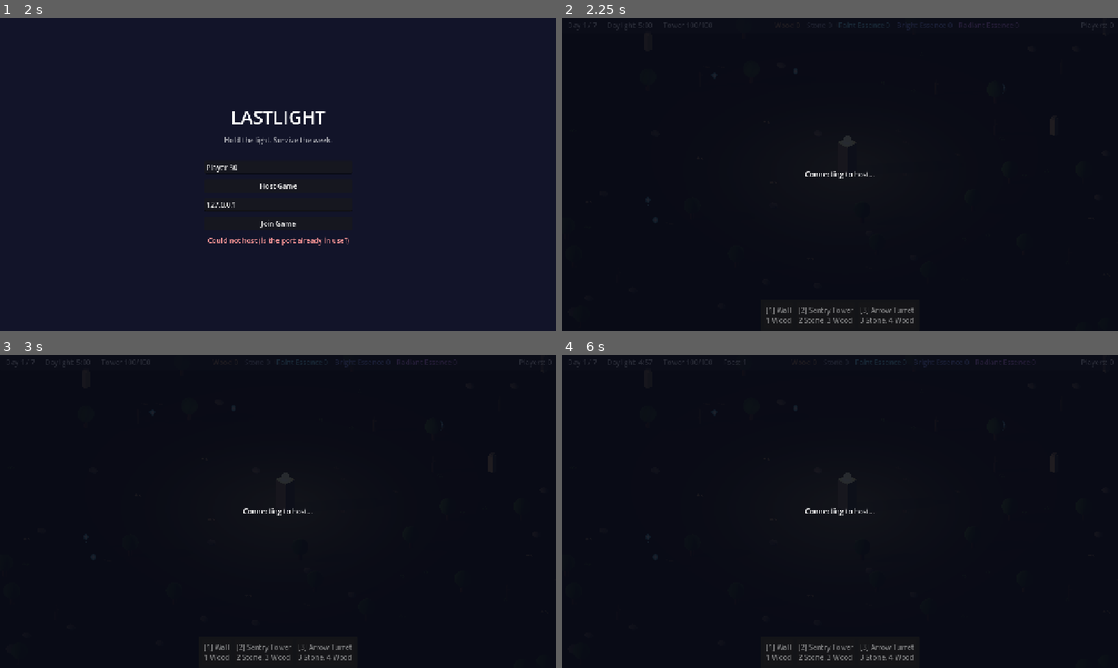
Above: before the commit, frames 1-4 (two rows, left to right).
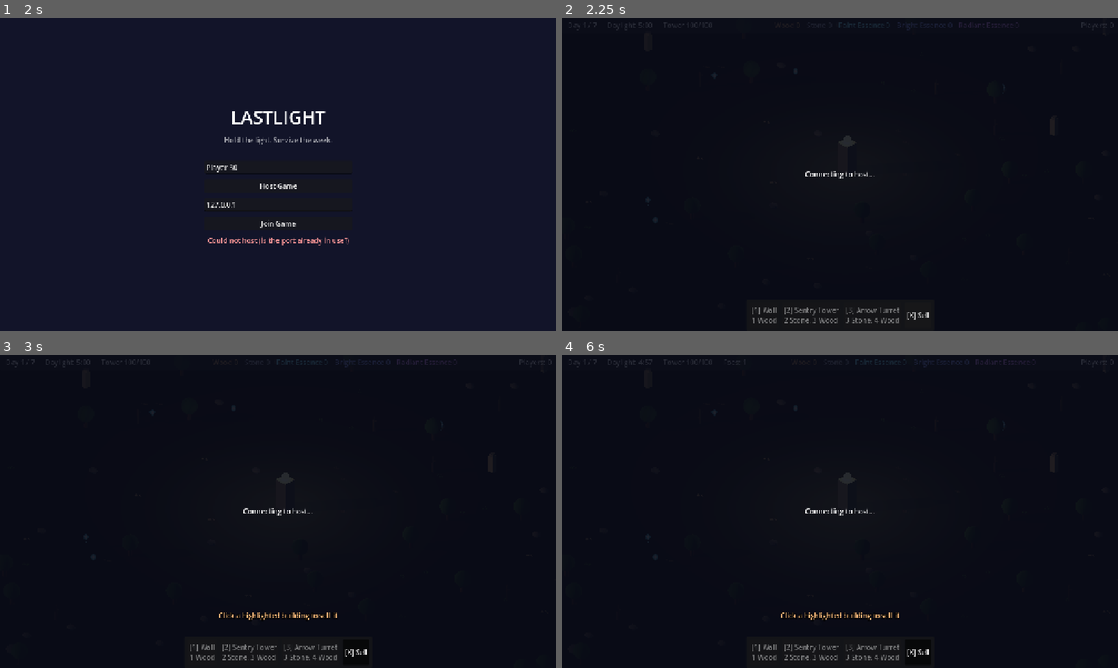
Above: after the commit, the same moments.

Repository: craigfoden/Lastlight
Game: Godot game, scene res://scenes/main_menu/main_menu.tscn
Same seed, same stepped clock (60 frames per second), same inputs: the game is played once before the commit and once after it.
Inputs (mouse positions are in pixels of both pictures, inside the frame that each line leads up to):
- Up to frame 1 (2 s): tap Enter at 0.5 s; move the mouse to (400, 158) at 0.52 s; hold D (move_right) 0.53-1.25 s; hold Q (ability_1) 0.53-1.25 s; tap F (ability_2) at 0.8 s; click "Host Game" at 1.25 s
- Up to frame 2 (2.25 s): click "Join Game" at 2 s
- Up to frame 3 (3 s): click (355, 652) at 2.75 s, where only the run after the commit has a clickable "[X] Sell"
- Up to frame 4 (6 s): tap A (move_left) at 3.5, 4.25 s; move the mouse to (728, 527) at 3.52 s; hold S (move_down) 3.53-4.28 s; tap F (ability_2) at 3.6 s; click (728, 527) at 3.8 s; move the mouse to (895, 442) at 4.27 s; press the mouse at (895, 442) at 4.28 s; hold D (move_right) 4.28-5.03 s; tap Space (dodge) at 4.55, 5, 5.1 s; move the mouse to (812, 574) at 5.02 s; release the mouse at (812, 574) at 5.03 s; hold W (move_up) 5.03-5.78 s; tap E (interact) at 5.3 s; tap Enter at 5.75 s; move the mouse to (1006, 558) at 5.77 s; hold A (move_left) from 5.78 s (still down); hold E (interact) from 5.78 s (still down)

Frame 1 is identical in both runs. In frame 2, 0.6% of the frame differs, in the area x 34-66%, y 92-98%; in frame 3, 0.8%, in the area x 34-66%, y 82-98%; in frame 4, 0.8%.

Commit message:
Playtest-prep UX: tooltips, harvest prompt, sell mode, honest join refusal
Four quality-of-life fixes ahead of the port-acceptance playtest:

- A night-phase joiner now hears the truth ("the gates are barred during
  night assaults") instead of "the host ended the game" - the host RPCs
  the reason first and only kicks on a grace timer as backstop. Verified
  with a 3-instance headless smoke.
- "E  Harvest Wood" prompt over the hotbar whenever a harvest would land,
  driven by the same nearest_harvestable() the harvest itself uses.
- Hover tooltips on build slots and the ability bar: prose lives in a new
  description field on BuildingType/AbilityType, stats are composed from
  the same px-denominated fields the game runs on - a balance edit
  updates the tooltip for free.
- Selling is now a visible mode: an [X] Sell hotbar button (or X)
  toggles it, hovered buildings highlight orange with an exact refund
  preview, LMB sells. Refund math centralized in BuildingType.refund()
  so the hint and the host can never disagree.

Decision log entries for all three design calls; PLAYTEST.md checklist
updated to cover the new UI.

Co-Authored-By: Claude Fable 5 <noreply@anthropic.com>

Diff:
--- a/data/abilities/ability_type.gd
+++ b/data/abilities/ability_type.gd
@@ -9,6 +9,10 @@
 @export var id: StringName
 
 @export var display_name: String
+
+## One or two sentences for the ability-bar tooltip — what it does and when
+## to use it. Stats are appended automatically; don't repeat numbers here.
+@export_multiline var description := ""
 
 @export var cooldown := 1.0
 
--- a/data/abilities/bow_shot.tres
+++ b/data/abilities/bow_shot.tres
@@ -6,6 +6,7 @@
 script = ExtResource("1")
 id = &"bow_shot"
 display_name = "Bow Shot"
+description = "Your basic attack: a quick arrow toward the cursor. Stops on the first enemy it hits."
 cooldown = 0.45
 kind = 0
 damage = 3
--- a/data/abilities/piercing_arrow.tres
+++ b/data/abilities/piercing_arrow.tres
@@ -6,6 +6,7 @@
 script = ExtResource("1")
 id = &"piercing_arrow"
 display_name = "Piercing Arrow"
+description = "A powered shot that punches through every enemy in a line — save it for when they queue up in a corridor."
 cooldown = 6.0
 kind = 0
 damage = 6
--- a/data/abilities/snare_trap.tres
+++ b/data/abilities/snare_trap.tres
@@ -6,6 +6,7 @@
 script = ExtResource("1")
 id = &"snare_trap"
 display_name = "Snare Trap"
+description = "Drops a trap at your feet. Enemies that step on it are rooted in place — plant it in their lane and pick them off."
 cooldown = 10.0
 kind = 1
 root_duration = 2.5
--- a/data/buildings/arrow_turret.tres
+++ b/data/buildings/arrow_turret.tres
@@ -8,6 +8,7 @@
 script = ExtResource("1")
 id = &"arrow_turret"
 display_name = "Arrow Turret"
+description = "The Ranger's own turret — faster, harder-hitting arrows with longer reach than the Sentry."
 cost = {
 &"stone": 3,
 &"wood": 4
--- a/data/buildings/building_type.gd
+++ b/data/buildings/building_type.gd
@@ -7,6 +7,10 @@
 @export var id: StringName
 
 @export var display_name: String
+
+## One or two sentences for the hotbar tooltip — what it does and why you'd
+## pick it. Stats are appended automatically; don't repeat numbers here.
+@export_multiline var description := ""
 
 ## material id -> amount.
 @export var cost: Dictionary
@@ -34,3 +38,16 @@
 @export var attack_range := 0.0
 ## Seconds between shots.
 @export var fire_interval := 1.0
+
+
+## What selling this returns: each cost line scaled by `refund_fraction` and
+## floored (no free rounding-up of an odd cost); zero lines drop out. The one
+## place the refund rule lives — the sell RPC and the sell-mode hint both ask
+## here, so what the UI promises is what the host pays.
+func refund() -> Dictionary:
+	var result := {}
+	for material_id in cost:
+		var amount := int(floor(cost[material_id] * refund_fraction))
+		if amount > 0:
+			result[material_id] = amount
+	return result
--- a/data/buildings/sentry_tower.tres
+++ b/data/buildings/sentry_tower.tres
@@ -8,6 +8,7 @@
 script = ExtResource("1")
 id = &"sentry_tower"
 display_name = "Sentry Tower"
+description = "A steady all-purpose tower anyone can build. Fires at the nearest enemy in range."
 cost = {
 &"stone": 2,
 &"wood": 3
--- a/data/buildings/wall.tres
+++ b/data/buildings/wall.tres
@@ -8,6 +8,7 @@
 script = ExtResource("1")
 id = &"wall"
 display_name = "Wall"
+description = "A cheap barrier. Enemies never attack it — they walk around, so use walls to steer them through your towers' reach. Sells back in full."
 cost = {
 &"wood": 1
 }
--- a/scenes/building/build_controller.gd
+++ b/scenes/building/build_controller.gd
@@ -1,21 +1,30 @@
 class_name BuildController
 extends Node3D
-## Local-only build input for the 3D world: hotbar selection, the snapped
-## ghost preview, and sending place/sell requests to the host. Never mutates
-## game state itself — every action goes through BuildManager's
+## Local-only build input for the 3D world: hotbar selection, sell mode, the
+## snapped ghost preview, and sending place/sell requests to the host. Never
+## mutates game state itself — every action goes through BuildManager's
 ## host-validated RPCs. Cell picking is the prototype's ray-plane trick:
 ## project the mouse ray onto the ground plane and floor it.
 
 signal selection_changed(type: BuildingType)
+## Sell mode toggled (X or the hotbar's Sell button). Mutually exclusive with
+## a building selection — entering either leaves the other.
+signal sell_mode_changed(active: bool)
+## In sell mode, the building under the mouse changed (null = open ground).
+signal sell_hover_changed(building: Building)
 
 const GHOST_VALID := Color(0.55, 1.0, 0.55, 0.45)
 const GHOST_INVALID := Color(1.0, 0.4, 0.4, 0.45)
+## Sell mode's hover highlight: "this one comes down if you click".
+const GHOST_SELL := Color(1.0, 0.55, 0.2, 0.5)
 ## A cell far outside the grid region — "the mouse ray missed the ground";
 ## placement_error reports it as out of bounds.
 const CELL_NOWHERE := Vector2i(1 << 20, 1 << 20)
 
 var _build_manager: BuildManager
 var _selected: BuildingType
+var _sell_mode := false
+var _sell_hover: Building
 var _ghost: MeshInstance3D
 var _ghost_material: StandardMaterial3D
 
@@ -47,9 +56,38 @@
 
 
 func select(type: BuildingType) -> void:
+	if _sell_mode:
+		_set_sell_mode(false)
 	_selected = type
 	_ghost.visible = type != null
 	selection_changed.emit(type)
+
+
+## X or the hotbar's Sell button. In sell mode the ghost rides the hovered
+## building as a red "this comes down" highlight and LMB sells it.
+func toggle_sell_mode() -> void:
+	_set_sell_mode(not _sell_mode)
+
+
+func _set_sell_mode(active: bool) -> void:
+	if _sell_mode == active:
+		return
+	_sell_mode = active
+	_ghost.visible = false
+	_set_sell_hover(null)
+	if active and _selected != null:
+		# The hammer replaces the blueprint — drop the selection quietly
+		# (calling select() here would immediately exit sell mode again).
+		_selected = null
+		selection_changed.emit(null)
+	sell_mode_changed.emit(active)
+
+
+func _set_sell_hover(building: Building) -> void:
+	if building == _sell_hover:
+		return
+	_sell_hover = building
+	sell_hover_changed.emit(building)
 
 
 func _unhandled_input(event: InputEvent) -> void:
@@ -59,6 +97,9 @@
 		if event.is_action_pressed("build_select_%d" % (i + 1)):
 			toggle(_build_manager.buildable_types[i])
 			return
+	if event.is_action_pressed("sell"):
+		toggle_sell_mode()
+		return
 	if _selected != null:
 		if event.is_action_pressed("build_cancel"):
 			select(null)
@@ -67,19 +108,34 @@
 			_build_manager.request_place.rpc_id(1, _selected.id, _mouse_cell())
 			# Consume the click so the player doesn't also fire their weapon.
 			get_viewport().set_input_as_handled()
-	elif event.is_action_pressed("sell"):
-		if _build_manager.building_at(_mouse_cell()) != null:
-			_build_manager.request_sell.rpc_id(1, _mouse_cell())
+	elif _sell_mode:
+		if event.is_action_pressed("build_cancel"):
+			_set_sell_mode(false)
+			get_viewport().set_input_as_handled()
+		elif event.is_action_pressed("build_confirm"):
+			var cell := _mouse_cell()
+			if _build_manager.building_at(cell) != null:
+				_build_manager.request_sell.rpc_id(1, cell)
+			# Consume the click even on open ground — you're holding the
+			# hammer, not the bow.
+			get_viewport().set_input_as_handled()
 
 
 func _process(_delta: float) -> void:
-	if _selected == null:
-		return
-	var cell := _mouse_cell()
-	_ghost.position = _build_manager.cell_to_world(cell) + Vector3(0, 0.45, 0)
-	var error := _build_manager.placement_error(
-			_selected, cell, Network.local_player_class)
-	_ghost_material.albedo_color = GHOST_VALID if error == "" else GHOST_INVALID
+	if _selected != null:
+		var cell := _mouse_cell()
+		_ghost.position = _build_manager.cell_to_world(cell) + Vector3(0, 0.45, 0)
+		var error := _build_manager.placement_error(
+				_selected, cell, Network.local_player_class)
+		_ghost_material.albedo_color = GHOST_VALID if error == "" else GHOST_INVALID
+	elif _sell_mode:
+		var building := _build_manager.building_at(_mouse_cell())
+		_set_sell_hover(building)
+		_ghost.visible = building != null
+		if building != null:
+			_ghost.position = _build_manager.cell_to_world(building.cell) \
+					+ Vector3(0, 0.45, 0)
+			_ghost_material.albedo_color = GHOST_SELL
 
 
 func _mouse_cell() -> Vector2i:
--- a/scenes/building/build_manager.gd
+++ b/scenes/building/build_manager.gd
@@ -214,19 +214,16 @@
 	var building := building_at(cell)
 	if building == null:
 		return
-	# Removal refunds each material by the building's own `refund_fraction`
-	# (walls 100 %, towers 50 % — see BuildingType). Fractions floor: no free
-	# rounding-up of an odd cost.
-	var fraction: float = building.type.refund_fraction
-	var refunded := {}
-	for material_id in building.type.cost:
-		var amount := int(floor(building.type.cost[material_id] * fraction))
-		if amount > 0:
-			_team_materials.host_add(material_id, amount)
-			refunded[material_id] = amount
+	# Removal refunds by the building's own `refund_fraction` (walls 100 %,
+	# towers 50 %) — BuildingType.refund() owns the rule, shared with the
+	# sell-mode hover hint.
+	var refunded := building.type.refund()
+	for material_id in refunded:
+		_team_materials.host_add(material_id, refunded[material_id])
 	building.queue_free()
 	print("[Build] Removed %s at %s (%d%% refund: %s)"
-			% [building.type.id, cell, int(roundf(fraction * 100.0)), refunded])
+			% [building.type.id, cell,
+			int(roundf(building.type.refund_fraction * 100.0)), refunded])
 
 
 # Spawn function: runs on every peer, builds the identical node.
--- a/scenes/building/build_menu.gd
+++ b/scenes/building/build_menu.gd
@@ -1,16 +1,23 @@
 class_name BuildMenu
 extends CanvasLayer
 ## Bottom hotbar for the 3D game: one slot per buildable type showing hotkey,
-## name, and cost. Purely a view over BuildController/TeamMaterials —
-## clicking a slot is the same as pressing its hotkey. A parallel port of the
-## 2D BuildMenu (which is typed to the 2D build classes); it retires with the
-## rest of the 2D scenes at phase 8.
+## name, and cost, plus the [X] Sell toggle and its hover hint. Purely a view
+## over BuildController/TeamMaterials — clicking a slot is the same as
+## pressing its hotkey.
+
+## .tres stats are px-denominated; UI shows cells (1 cell = 32 px of 2D-era art).
+const PX_PER_UNIT := 32.0
+
+## Shown while sell mode is on but nothing removable is under the mouse.
+const SELL_HINT_DEFAULT := "Click a highlighted building to sell it"
 
 var _build_controller: BuildController
 var _team_materials: TeamMaterials
 var _buttons := {}  # BuildingType -> Button
+var _sell_button: Button
 
 @onready var _slots: HBoxContainer = %Slots
+@onready var _sell_hint: Label = %SellHint
 
 
 ## Injected by the Game scene.
@@ -26,11 +33,23 @@
 		var button := Button.new()
 		button.toggle_mode = true
 		button.text = "[%d] %s\n%s" % [i + 1, type.display_name, Materials.cost_text(type.cost)]
+		button.tooltip_text = _tooltip_for(type)
 		button.pressed.connect(_on_slot_pressed.bind(type))
 		_slots.add_child(button)
 		_buttons[type] = button
 
+	_sell_button = Button.new()
+	_sell_button.toggle_mode = true
+	_sell_button.text = "[X] Sell"
+	_sell_button.tooltip_text = ("Remove a building and refund materials — "
+			+ "walls in full, towers at half.\nHover a building and click to "
+			+ "sell; Esc or X puts the hammer away.")
+	_sell_button.pressed.connect(build_controller.toggle_sell_mode)
+	_slots.add_child(_sell_button)
+
 	build_controller.selection_changed.connect(_on_selection_changed)
+	build_controller.sell_mode_changed.connect(_on_sell_mode_changed)
+	build_controller.sell_hover_changed.connect(_on_sell_hover_changed)
 	team_materials.pool_changed.connect(_refresh_affordability)
 	_refresh_affordability()
 
@@ -45,6 +64,38 @@
 		_buttons[type].set_pressed_no_signal(type == selected)
 
 
+func _on_sell_mode_changed(active: bool) -> void:
+	_sell_button.set_pressed_no_signal(active)
+	_sell_hint.visible = active
+	_sell_hint.text = SELL_HINT_DEFAULT
+
+
+# Promise exactly what the host will pay — both sides ask BuildingType.refund().
+func _on_sell_hover_changed(building: Building) -> void:
+	if building == null:
+		_sell_hint.text = SELL_HINT_DEFAULT
+		return
+	var refund := building.type.refund()
+	_sell_hint.text = "Sell %s — refunds %s" % [building.type.display_name,
+			Materials.cost_text(refund) if not refund.is_empty() else "nothing"]
+
+
 func _refresh_affordability() -> void:
 	for type in _buttons:
 		_buttons[type].disabled = not _team_materials.can_afford(type.cost)
+
+
+# Hover tooltip: the type's own description plus its stats, composed here so
+# the .tres files never repeat their numbers in prose.
+func _tooltip_for(type: BuildingType) -> String:
+	var lines: Array[String] = []
+	if type.description != "":
+		lines.append(type.description)
+	if type.attacks:
+		lines.append("Damage %d · Range %.1f cells · Fires every %.1f s" % [
+				type.damage, type.attack_range / PX_PER_UNIT, type.fire_interval])
+	if type.class_id != &"":
+		lines.append("%s exclusive." % String(type.class_id).capitalize())
+	lines.append("Cost: %s · Sells back at %d%%" % [
+			Materials.cost_text(type.cost), int(roundf(type.refund_fraction * 100.0))])
+	return "\n".join(lines)
--- a/scenes/building/build_menu.tscn
+++ b/scenes/building/build_menu.tscn
@@ -25,3 +25,23 @@
 [node name="Slots" type="HBoxContainer" parent="Dock/Margin"]
 unique_name_in_owner = true
 theme_override_constants/separation = 8
+
+[node name="SellHint" type="Label" parent="."]
+unique_name_in_owner = true
+visible = false
+anchor_left = 0.5
+anchor_top = 1.0
+anchor_right = 0.5
+anchor_bottom = 1.0
+offset_left = -220.0
+offset_top = -132.0
+offset_right = 220.0
+offset_bottom = -108.0
+grow_horizontal = 2
+grow_vertical = 0
+theme_override_colors/font_color = Color(1, 0.75, 0.5, 1)
+theme_override_colors/font_outline_color = Color(0, 0, 0, 1)
+theme_override_constants/outline_size = 5
+text = "Click a highlighted building to sell it"
+horizontal_alignment = 1
+vertical_alignment = 1
--- a/scenes/game/game.gd
+++ b/scenes/game/game.gd
@@ -30,6 +30,11 @@
 ## Seconds a joining client waits before giving up. ENet itself can take 30+
 ## seconds to admit failure, which reads as a hang — we enforce our own limit.
 @export var join_timeout := 10.0
+
+## Grace period between telling a refused joiner *why* and kicking them. The
+## polite path is the refusal RPC (the client bounces itself to the menu with
+## the reason); the kick is only the backstop for a client that never acted.
+@export var refusal_kick_delay := 1.5
 
 ## Chest contents per player per survived night (v1: straight into the
 ## shared pool; per-player gear loot arrives with gear tiers).
@@ -132,11 +137,16 @@
 # covered by synchronizers.
 func _on_peer_connected(peer_id: int) -> void:
 	if day_night.phase == DayNightCycle.Phase.NIGHT or run_over:
-		# Design rule: joining is day-phase only. Kicking here (app layer)
+		# Design rule: joining is day-phase only. Refusing at the app layer
 		# is deliberate — ENet's refuse_new_connections flag half-works and
-		# leaves the client in limbo instead (see GOTCHAS).
-		print("[Game] Refused join from peer %d (night assault in progress)" % peer_id)
-		(multiplayer as SceneMultiplayer).disconnect_peer(peer_id)
+		# leaves the client in limbo instead (see GOTCHAS). Tell them why
+		# first; the client leaves itself, and the delayed kick only catches
+		# one that never got the message.
+		var reason := "The run has already ended." if run_over \
+				else "The gates are barred during night assaults — try again at dawn."
+		print("[Game] Refused join from peer %d (%s)" % [peer_id, reason])
+		_receive_join_refusal.rpc_id(peer_id, reason)
+		_kick_after_grace(peer_id)
 		return
 	_spawn_player(peer_id)
 	team_materials.host_send_snapshot(peer_id)
@@ -148,6 +158,29 @@
 	for node in get_tree().get_nodes_in_group("players"):
 		node.host_send_snapshot(peer_id)
 	# Placed buildings need no snapshot: their spawner replays them.
+
+
+# Received by a refused joiner: bounce to the menu with the real reason
+# before the host's backstop kick turns it into "the host ended the game".
+# The game root's authority is the server, so plain "authority" mode is right
+# here (unlike player nodes — see GOTCHAS).
+@rpc("authority", "reliable")
+func _receive_join_refusal(reason: String) -> void:
+	_return_to_menu(reason)
+
+
+# Host only: the backstop kick behind the refusal RPC. A child Timer (not a
+# SceneTreeTimer) so it can never fire after the scene is gone.
+func _kick_after_grace(peer_id: int) -> void:
+	var timer := Timer.new()
+	timer.one_shot = true
+	timer.wait_time = refusal_kick_delay
+	timer.timeout.connect(func() -> void:
+		if peer_id in multiplayer.get_peers():
+			(multiplayer as SceneMultiplayer).disconnect_peer(peer_id)
+		timer.queue_free())
+	add_child(timer)
+	timer.start()
 
 
 # Host only (WaveDirector emits at dawn on the host).
--- a/scenes/hud/hud.gd
+++ b/scenes/hud/hud.gd
@@ -6,6 +6,9 @@
 ##
 ## The Game scene injects its nodes via setup() — the HUD never reaches into
 ## the tree to find them (dependency injection).
+
+## .tres stats are px-denominated; tooltips show cells (1 cell = 32 px of 2D-era art).
+const PX_PER_UNIT := 32.0
 
 var _day_night: DayNightCycle
 var _team_materials: TeamMaterials
@@ -29,6 +32,7 @@
 @onready var ability_1_label: Label = %Ability1Label
 @onready var ability_2_label: Label = %Ability2Label
 @onready var dodge_label: Label = %DodgeLabel
+@onready var interact_hint: Label = %InteractHint
 
 
 func _ready() -> void:
@@ -82,11 +86,14 @@
 		for node in get_tree().get_nodes_in_group("players"):
 			if node.is_multiplayer_authority():
 				_local_player = node
+				_configure_ability_tooltips()
 				break
 	ability_bar.visible = _local_player != null
 	if _local_player == null:
 		downed_banner.visible = false
+		interact_hint.visible = false
 		return
+	_refresh_interact_hint()
 	health_label.text = "HP %d/%d" % [_local_player.hp, _local_player.max_hp]
 	var low := _local_player.hp <= _local_player.max_hp * 0.3
 	health_label.self_modulate = Color(1, 0.45, 0.45) if low else Color.WHITE
@@ -103,6 +110,51 @@
 	var dodge_cd := _local_player.dodge_cooldown_remaining()
 	dodge_label.text = "SPC Dodge Roll" if dodge_cd <= 0.0 \
 			else "SPC Dodge Roll  %.1f" % dodge_cd
+
+
+# Hover tooltips for the ability bar, set once the local player (and so their
+# class) is known. Labels ignore the mouse by default; PASS lets them show a
+# tooltip without swallowing clicks.
+func _configure_ability_tooltips() -> void:
+	var class_type := _local_player.class_type
+	for pair in [[attack_label, class_type.basic_attack],
+			[ability_1_label, class_type.ability_1], [ability_2_label, class_type.ability_2]]:
+		var label: Label = pair[0]
+		var ability: AbilityType = pair[1]
+		if ability == null:
+			continue
+		label.mouse_filter = Control.MOUSE_FILTER_PASS
+		label.tooltip_text = _ability_tooltip(ability)
+	dodge_label.mouse_filter = Control.MOUSE_FILTER_PASS
+	var roll_cells := (class_type.dodge_speed / PX_PER_UNIT) * class_type.dodge_duration
+	dodge_label.tooltip_text = ("A quick burst in your movement direction "
+			+ "(aim direction when standing still).\n"
+			+ "Distance %.1f cells · Cooldown %.1f s"
+			% [roll_cells, class_type.dodge_cooldown])
+
+
+func _ability_tooltip(ability: AbilityType) -> String:
+	var lines: Array[String] = []
+	if ability.description != "":
+		lines.append(ability.description)
+	match ability.kind:
+		AbilityType.Kind.PROJECTILE:
+			lines.append("Damage %d · Range %.1f cells" % [
+					ability.damage, ability.projectile_range / PX_PER_UNIT])
+		AbilityType.Kind.DEPLOYABLE:
+			lines.append("Roots for %.1f s · Lasts %.0f s on the ground" % [
+					ability.root_duration, ability.lifetime])
+	lines.append("Cooldown %.2f s" % ability.cooldown)
+	return "\n".join(lines)
+
+
+# "E  Harvest Wood" over the hotbar whenever pressing E would actually land —
+# same nearest_harvestable() the harvest itself uses, so the prompt never lies.
+func _refresh_interact_hint() -> void:
+	var target := _local_player.nearest_harvestable() if not _local_player.downed else null
+	interact_hint.visible = target != null
+	if target != null:
+		interact_hint.text = "E  Harvest %s" % target.material_type.display_name
 
 
 func _set_slot(label: Label, key: String, ability: AbilityType, cd: float) -> void:
--- a/scenes/hud/hud.tscn
+++ b/scenes/hud/hud.tscn
@@ -84,6 +84,25 @@
 [node name="DodgeLabel" type="Label" parent="AbilityBar/Margin/Column"]
 unique_name_in_owner = true
 
+[node name="InteractHint" type="Label" parent="."]
+unique_name_in_owner = true
+visible = false
+anchor_left = 0.5
+anchor_top = 1.0
+anchor_right = 0.5
+anchor_bottom = 1.0
+offset_left = -180.0
+offset_top = -108.0
+offset_right = 180.0
+offset_bottom = -84.0
+grow_horizontal = 2
+grow_vertical = 0
+theme_override_colors/font_outline_color = Color(0, 0, 0, 1)
+theme_override_constants/outline_size = 5
+text = "E  Harvest"
+horizontal_alignment = 1
+vertical_alignment = 1
+
 [node name="ConnectingPanel" type="ColorRect" parent="."]
 unique_name_in_owner = true
 visible = false
--- a/scenes/player/player.gd
+++ b/scenes/player/player.gd
@@ -367,13 +367,15 @@
 
 
 func try_harvest() -> void:
-	var target := _nearest_harvestable()
+	var target := nearest_harvestable()
 	if target != null:
 		# Ask the host: it validates range/amount and updates the pool.
 		target.request_harvest.rpc_id(1)
 
 
-func _nearest_harvestable() -> ResourceNode:
+## Public: the HUD reads this to show the "press E" prompt for whatever
+## harvest() would actually hit — one source of truth for both.
+func nearest_harvestable() -> ResourceNode:
 	var best: ResourceNode = null
 	var best_dist := INF
 	for body in interact_range.get_overlapping_bodies():
Not shown, changed: docs/ARCHITECTURE.md
Not shown, changed: docs/PLAYTEST.md
Not shown, changed: docs/ROADMAP.md
